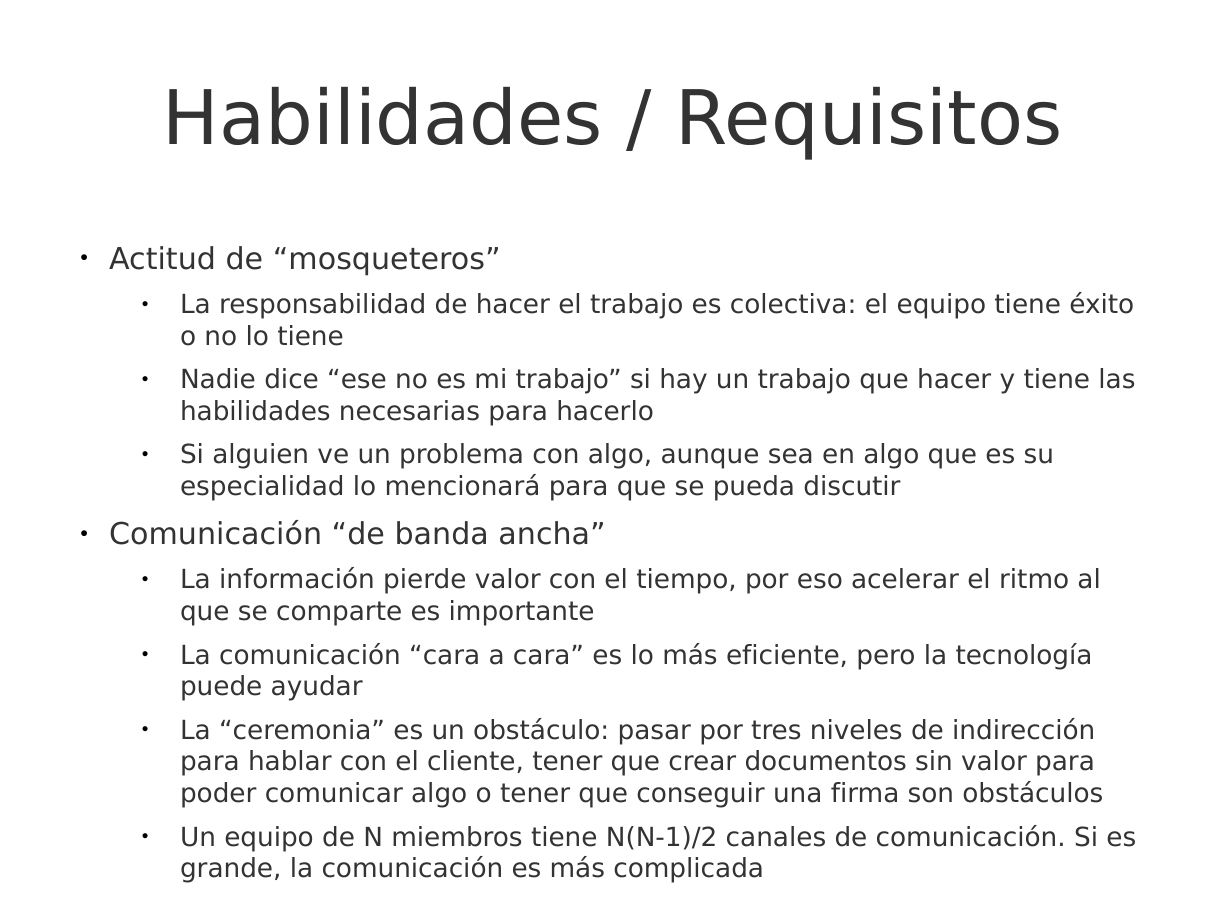
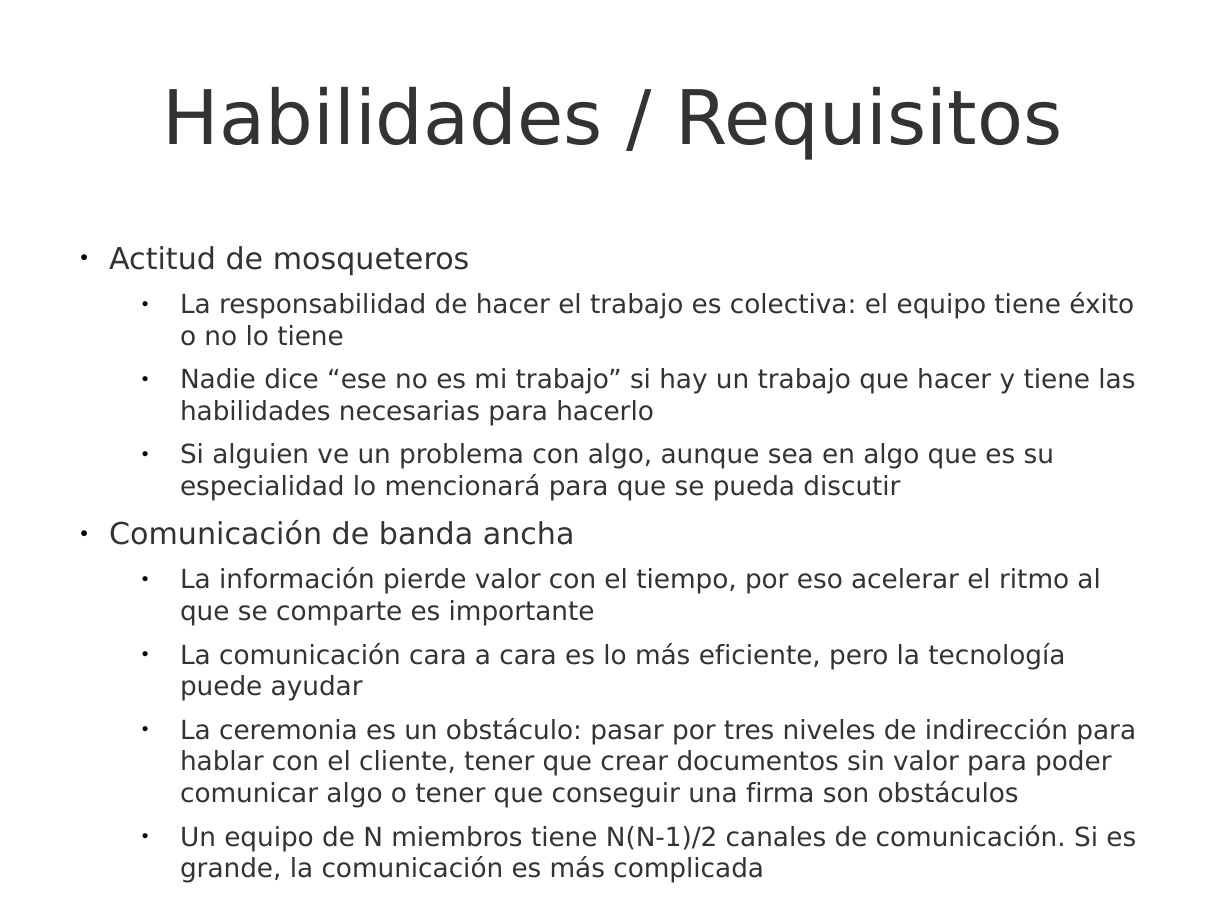
Before and after one commit to UNIZAR-30248-GeProSoft/scrum-slides, a slide deck: slide 20 of 7i_GPS-S09-Scrum-RolesEnDetalle.odp (slide 21 before the commit). Drawn at 1232x924 pixels with LibreOffice and Linux fonts; fonts in the diff are those of the drawing; background and template pictures are left out. Boxes give left, top, right and bottom in pixels: in the first picture for what was removed or moved away, otherwise in the second. Text is boxed around its words. In the diff, an @@ line names an element or a change of style, - is before the commit and + after.

```diff
--- a/7i_GPS-S09-Scrum-RolesEnDetalle.odp
+++ b/7i_GPS-S09-Scrum-RolesEnDetalle.odp
@@ text at [109,246,470,275]: text changed @@
-● Actitud de “mosqueteros”
+● Actitud de mosqueteros
@@ text at [109,520,575,545]: text changed @@
-● Comunicación “de banda ancha”
+● Comunicación de banda ancha
@@ text at [180,643,1136,808]: text changed @@
-  ● La comunicación “cara a cara” es lo más eficiente, pero la tecnología puede ayudar
-  ● La “ceremonia” es un obstáculo: pasar por tres niveles de indirección para hablar con el cliente, tener que crear documentos sin valor para poder comunicar algo o tener que conseguir una firma son obstáculos
+  ● La comunicación cara a cara es lo más eficiente, pero la tecnología puede ayudar
+  ● La ceremonia es un obstáculo: pasar por tres niveles de indirección para hablar con el cliente, tener que crear documentos sin valor para poder comunicar algo o tener que conseguir una firma son obstáculos
```
Also in this commit, not shown: 4 other slides changed, 2 slides added, 3 slides removed, 1 other file.
